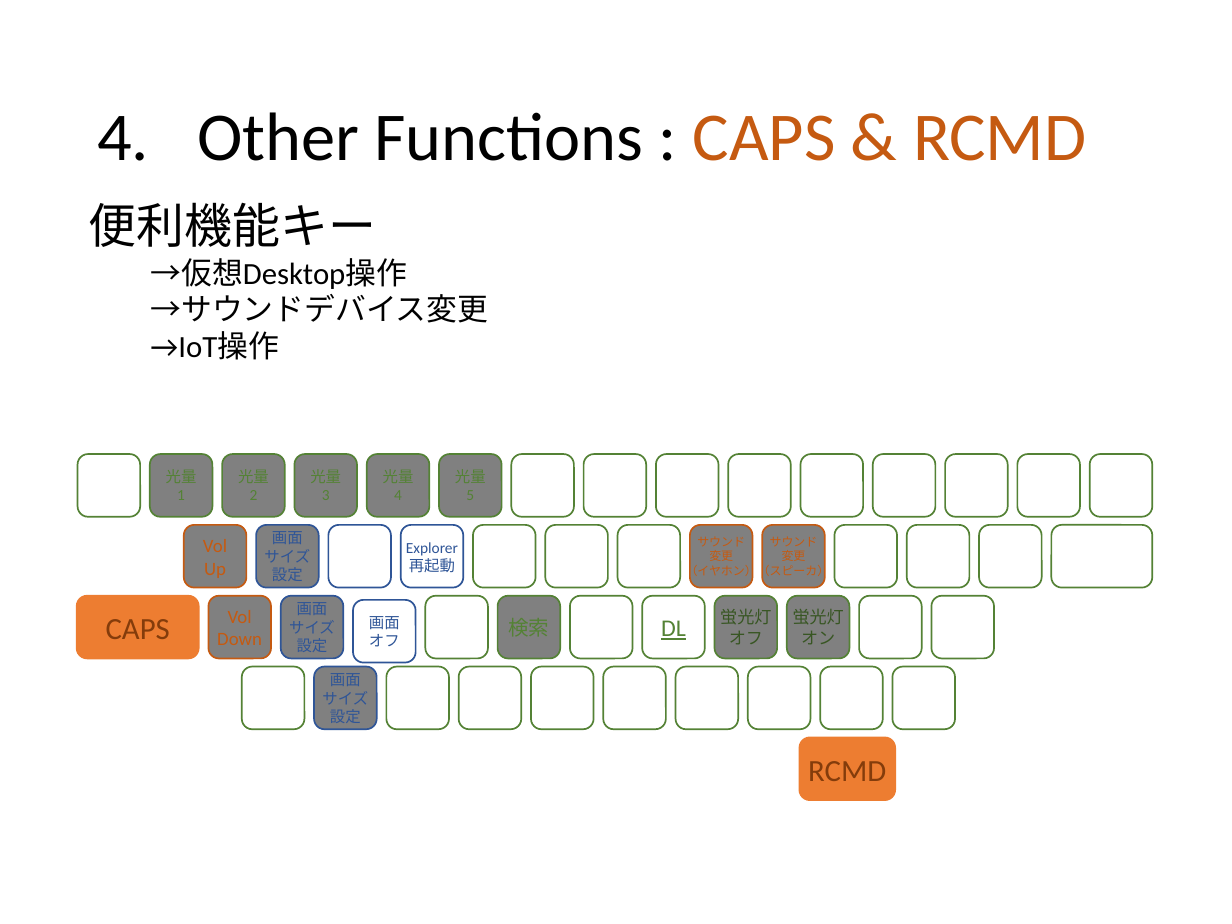
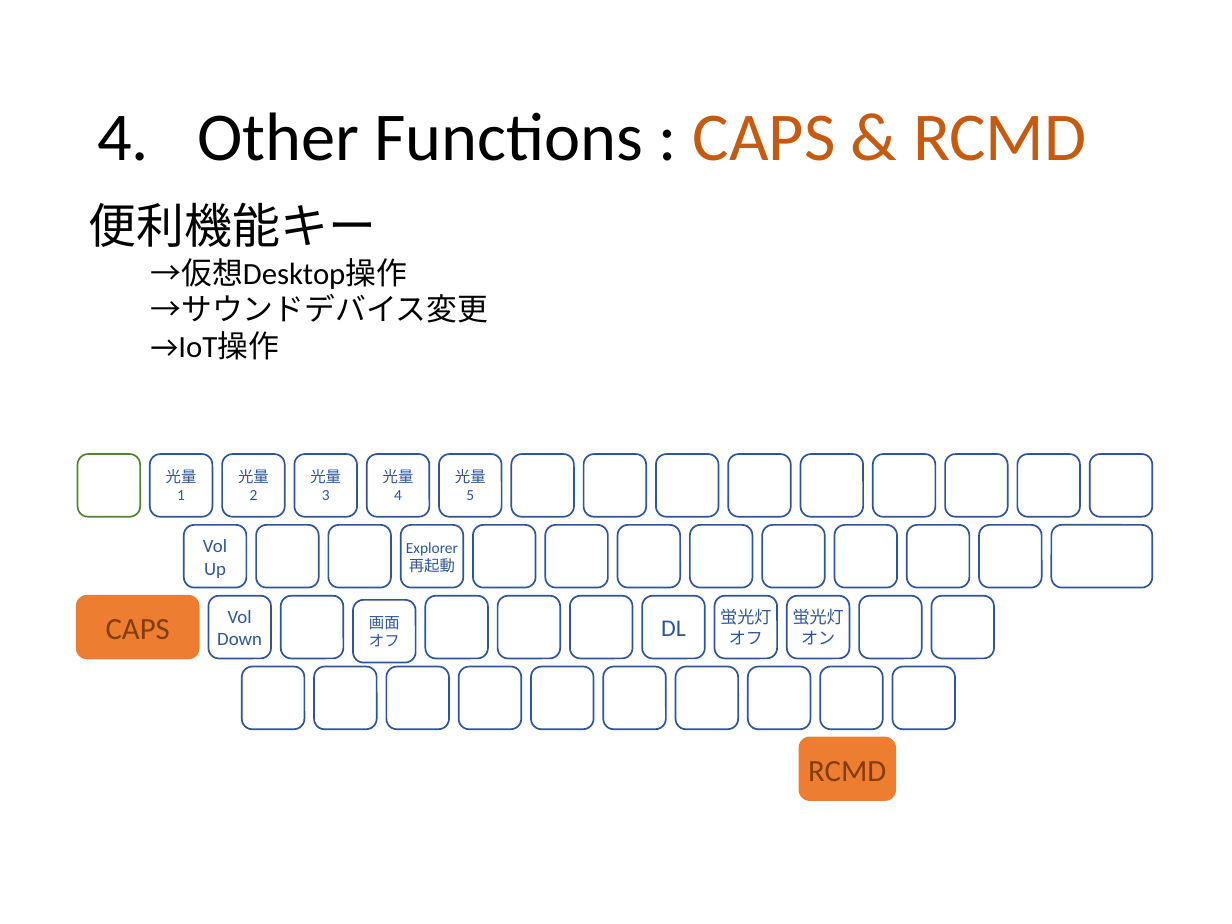
Before and after one commit to ittooo66/myAHK, a slide deck: slide 8 of MANUAL.pptx. Drawn at 1232x924 pixels with LibreOffice and Linux fonts; fonts in the diff are those of the drawing. Boxes give left, top, right and bottom in pixels: in the first picture for what was removed or moved away, otherwise in the second. Text is boxed around its words. In the diff, an @@ line names an element or a change of style, - is before the commit and + after.

```diff
--- a/MANUAL.pptx
+++ b/MANUAL.pptx
@@ text in rounded rectangle at <box>166,469,197,500</box>: text added @@
+光量
+1
@@ text in rounded rectangle at <box>238,469,269,500</box>: text added @@
+光量
+2
@@ text in rounded rectangle at <box>310,469,341,500</box>: text added @@
+光量
+3
@@ text in rounded rectangle at <box>383,469,414,500</box>: text added @@
+光量
+4
@@ fill #808080 to none; outline #548235 1 pt to #2F5597 1 pt in 6 elements at <box>498,596,561,659</box>, <box>150,455,213,517</box>, <box>222,455,285,517</box>, <box>294,455,357,517</box>, <box>367,455,430,517</box>, <box>439,455,501,517</box> @@
@@ text in rounded rectangle at <box>455,469,486,500</box>: text added @@
+光量
+5
@@ rounded rectangle "Vol" at <box>184,525,246,588</box>: text colour #C55A11 to #2F5597; fill #808080 to none; outline #C55A11 1 pt to #2F5597 1 pt @@
@@ text in rounded rectangle at <box>264,531,310,581</box>: text removed @@
-画面
-サイズ
-設定
@@ text in rounded rectangle at <box>686,536,757,578</box>: text removed @@
-サウンド
-変更
-（イヤホン）
@@ rounded rectangle at <box>690,525,753,588</box>: fill #808080 to none; outline #C55A11 1 pt to #2F5597 1 pt @@
@@ text in rounded rectangle at <box>758,536,830,578</box>: text removed @@
-サウンド
-変更
-（スピーカ）
@@ rounded rectangle at <box>763,525,825,588</box>: fill #808080 to none; outline #C55A11 1 pt to #2F5597 1 pt @@
@@ rounded rectangle "Vol" at <box>208,596,271,659</box>: text colour #C55A11 to #2F5597; fill #808080 to none; outline #C55A11 1 pt to #2F5597 1 pt @@
@@ rounded rectangle "DL" at <box>642,596,705,659</box>: text colour #548235 to #2F5597, underline off; outline #548235 1 pt to #2F5597 1 pt @@
@@ rounded rectangle "蛍光灯" at <box>715,596,777,659</box>: text colour #385723 to #2F5597; fill #808080 to none; outline #548235 1 pt to #2F5597 1 pt @@
@@ rounded rectangle "蛍光灯" at <box>787,596,850,659</box>: text colour #385723 to #2F5597; fill #808080 to none; outline #548235 1 pt to #2F5597 1 pt @@
@@ text in rounded rectangle at <box>289,602,335,652</box>: text removed @@
-画面
-サイズ
-設定
@@ fill #808080 to none in 3 elements at <box>256,525,319,588</box>, <box>281,596,344,659</box>, <box>314,667,377,729</box> @@
@@ text in rounded rectangle at <box>322,673,368,723</box>: text removed @@
-画面
-サイズ
-設定
@@ outline #548235 1 pt to #2F5597 1 pt in 29 elements at <box>511,455,574,517</box>, <box>584,455,647,517</box>, <box>655,455,718,517</box>, <box>728,455,791,517</box>, <box>801,455,864,517</box>, <box>872,455,935,517</box>, <box>945,455,1008,517</box>, <box>1018,455,1080,517</box>, <box>1089,455,1152,517</box>, <box>473,525,536,588</box>, <box>546,525,609,588</box>, <box>617,525,680,588</box>, <box>834,525,897,588</box>, <box>907,525,970,588</box>, <box>979,525,1042,588</box>, <box>1051,525,1152,588</box>, <box>425,596,488,659</box>, <box>570,596,633,659</box>, <box>859,596,922,659</box>, <box>931,596,994,659</box>, <box>241,667,304,729</box>, <box>387,667,450,729</box>, <box>458,667,521,729</box>, <box>531,667,594,729</box>, <box>604,667,667,729</box>, <box>675,667,738,729</box>, <box>748,667,811,729</box>, <box>821,667,883,729</box>, <box>892,667,955,729</box> @@
```
Also in this commit, not shown: 3 other slides changed, 1 other file.
